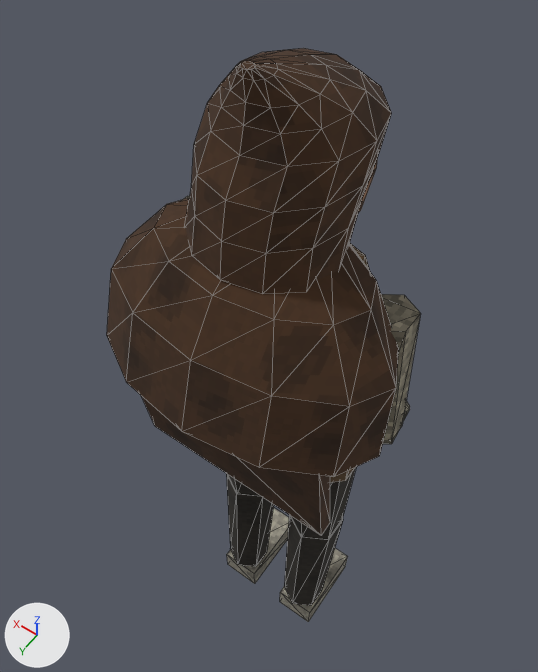
The glTF model godot_demo/models/characters/npc_bastiao.glb: old version first, new version second.
The view is the same before and after, from a camera (50 mm lens) standing at (-0.444, 0.673, 2.169) and looking at (0.1, -0.089, 0.972). Every picture has the same lights, and +X, +Y and +Z are marked at lower left. The picture after the commit comes second. Mesh edges are drawn as thin lines. Vertices at exactly the same position are counted once.

The older version as bpy lines, for what is in view:
```python
me_bastiao = bpy.data.meshes.new('bastiao')
me_bastiao.from_pydata(...)  # 446 vertices, 800 faces; spans x -0.26..0.26, y -0.2..0.28, z -0.02..1.71
# faces by material slot: [108, 76, 24, 140, 16, 292, 80, 64]
me_bastiao.materials.append(mat_bs_pants)
me_bastiao.materials.append(mat_bs_vest)
me_bastiao.materials.append(mat_bs_panel)
me_bastiao.materials.append(mat_bs_skin)
me_bastiao.materials.append(mat_bs_face)  # picture img_bastiao_face_64
me_bastiao.materials.append(mat_bs_hood)
me_bastiao.materials.append(mat_bs_shirt)
me_bastiao.materials.append(mat_bs_wrap)
ob_bastiao = bpy.data.objects.new('bastiao', me_bastiao)
ob_bastiao.location = (0.0, 0.0, 0.0)
```
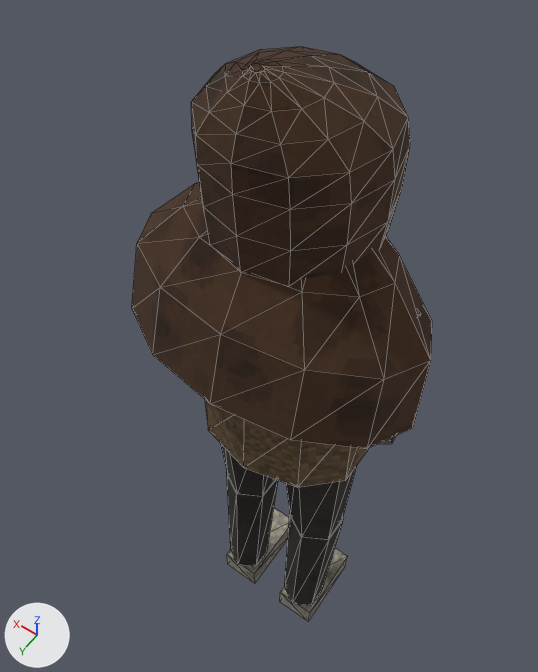
Changed parts and their boxes [x1, y1, x2, y2] in the pictures (538 x 672 px; the box of a moved part takes in the faces that stretch with it):
'bastiao', reshaped: before [107, 48, 421, 622]; after [132, 46, 432, 622]
part 1 of me_bastiao, rebuilt: before [107, 198, 399, 477]; after [132, 182, 432, 449]
part 2 of me_bastiao, deleted (brown): before [141, 396, 330, 535]
part 3 of me_bastiao, moved or reshaped: before [185, 48, 392, 294]; after [191, 46, 410, 284]

The change, as a list of edits to the scene's bpy script:
```text
Change me_bastiao:
    used by ob_bastiao; location = (0.0, 0.0, 0.0)
    remove me_bastiao.from_pydata(...)  # 446 vertices, 800 faces; spans x -0.26..0.26, y -0.2..0.28, z -0.02..1.71
    add me_bastiao.from_pydata(...)  # 416 vertices, 740 faces; spans x -0.28..0.28, y -0.2..0.21, z -0.02..1.7
    me_bastiao part 1: the loose piece of 48 vertices spanning x -0.26..0.26, y -0.05..0.28, z 1.15..1.46 is rebuilt with 48 vertices and now spans x -0.28..0.28, y -0.13..0.21, z 1.14..1.48
    me_bastiao part 2: the loose piece of 8 vertices spanning x -0.2..0.2, y 0.14..0.2, z 0.87..1.17 is deleted
    me_bastiao part 3
    84 vertices are removed from x -0.12..0.12, y -0.14..0.16, z 1.42..1.71
    188 faces are deleted
    72 vertices are added at x -0.14..0.14, y -0.16..0.12, z 1.39..1.7
    6 new vertices lie (0.07, 0.02, 0.0) away from vertices in x -0.07..0.0, y -0.16..0.11, z 1.39..1.6
    164 new faces join them, mat_bs_hood
    other edits to the shape of me_bastiao do not show in these pictures
```
